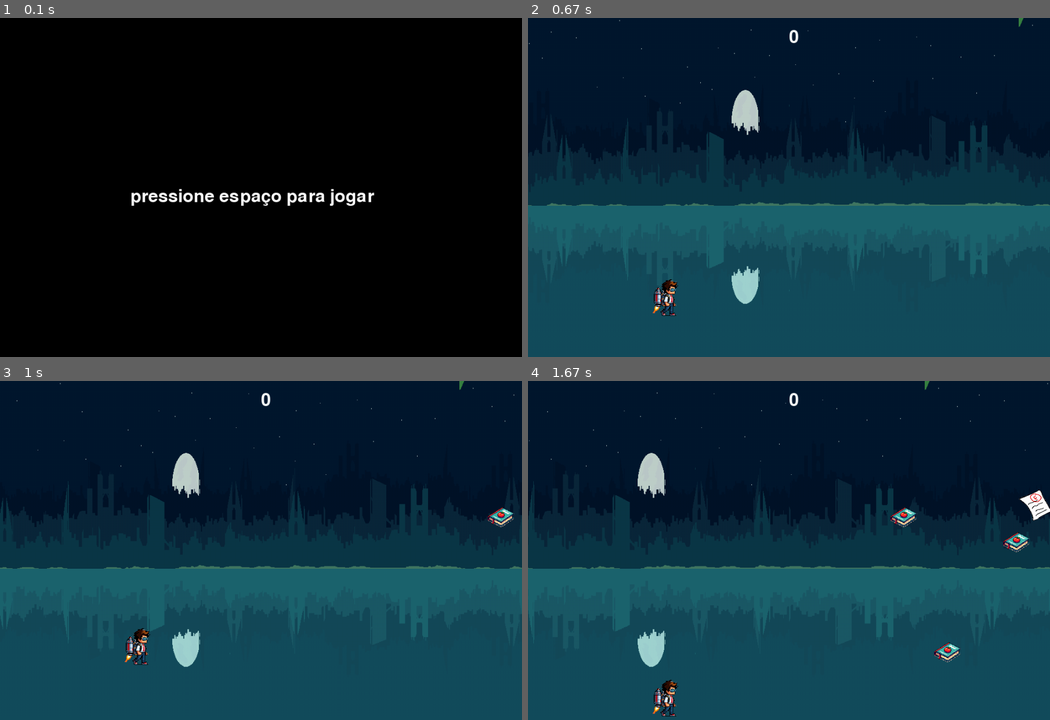
Above: before the commit, frames 1-4 (two rows, left to right).
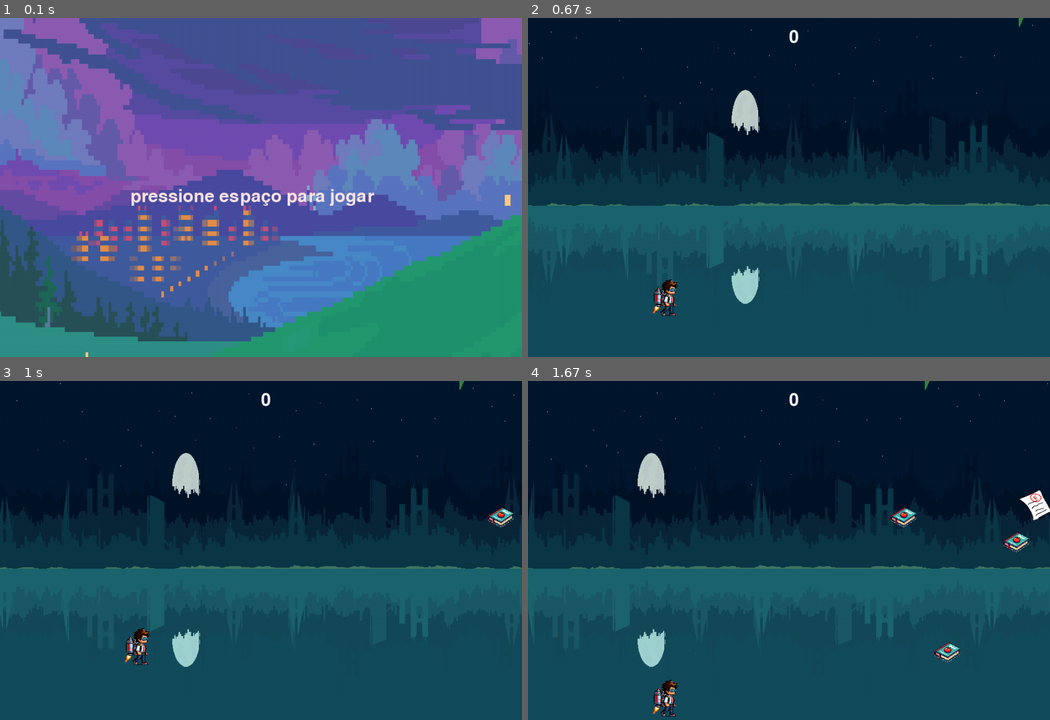
Above: after the commit, the same moments.

Repository: MarcoFAlbanese/PYGAME-24.1-Grupo-MAT
Game: pygame game, started from Game.py
Two runs of this game, one before a commit and one after it. Both use one fixed random seed, a clock stepped at 60 frames per second and the inputs below.
Inputs:
- Up to frame 1 (0.1 s): no input
- Up to frame 2 (0.67 s): tap Space at 0.33 s
- Up to frame 3 (1 s): tap Space at 0.67 s
- Up to frame 4 (1.67 s): no input

The runs differ from the first frame. In frame 1, 100% of the frame differs, in the area x 0-100%, y 0-100%; in frame 2, nothing differs; in frame 3, nothing differs; in frame 4, nothing differs.

Commit message:
Fundo diferente para telas inicial e final + aumento de velocidade ao passar do jogo

Diff:
--- a/Game.py
+++ b/Game.py
@@ -19,6 +19,9 @@
 fumaca_image=pygame.image.load('assets/fumaca.png').convert_alpha()
 background = pygame.image.load('assets/background.png')
 background = pygame.transform.scale(background, (WIDTH, HEIGHT))
+background_inicio_final = pygame.image.load('assets/background2.png').convert_alpha()
+background_inicio_final = pygame.transform.scale(background_inicio_final, (WIDTH, HEIGHT))
+
 # ----- Inicia estruturas de dados
 BLACK = (0,0,0)
 game = False
@@ -101,7 +104,7 @@
         self.rect = self.image.get_rect()
         self.rect.x = WIDTH
         self.rect.y = random.randint(30,(HEIGHT-self.rect.height))
-        self.speed_x = -5
+        self.speed_x = -5* (1+(0.01*pontos))
 
     def update(self):
         self.rect.x += self.speed_x
@@ -127,15 +130,17 @@
 space_pressed = False
 
 def tela_inicio():
-    window.fill((0,0,0))
+    window.fill((255, 255, 255))  # Preenche com a cor branca
+    window.blit(background_inicio_final,(0,0))
     fonte = pygame.font.Font(None, 50)
-    texto = fonte.render("pressione espaço para jogar", True, (255,255,255))
+    texto = fonte.render("pressione espaço para jogar", True, (255,230,230))
     window.blit(texto, (WIDTH// 4, HEIGHT// 2))
     pygame.display.flip()
 
 def tela_final():
-    window.fill((0,0,0))
-    fonte = pygame.font.Font(None, 40)
+    window.fill((255, 255, 255))  # Preenche com a cor branca
+    window.blit(background_inicio_final,(0,0))
+    fonte = pygame.font.Font(None, 50)
     texto = fonte.render("Fim de jogo. Você deseja jogar novamente? (Y/N)", True, (255,255,255))
     texto_rect = texto.get_rect(center=(WIDTH//2,HEIGHT//2))
     window.blit(texto,texto_rect)
@@ -146,7 +151,7 @@
 while not game:
     for event in pygame.event.get():
         if event.type == pygame.QUIT:
-            game = True
+            pygame.quit()
         if event.type == pygame.KEYDOWN:
             if event.key == pygame.K_SPACE:
                 game =  True
Binary file added: assets/background2.png
